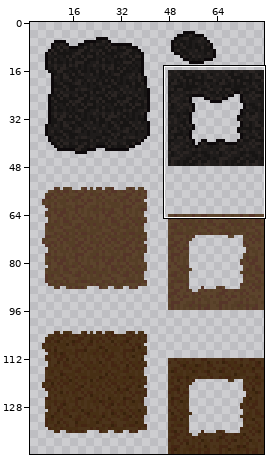
Sprite sheet, stored at graphics/terrain/burned_wasteland.png. Above: a wide view before the commit, with the close-up outlined.
Close-up. Before:
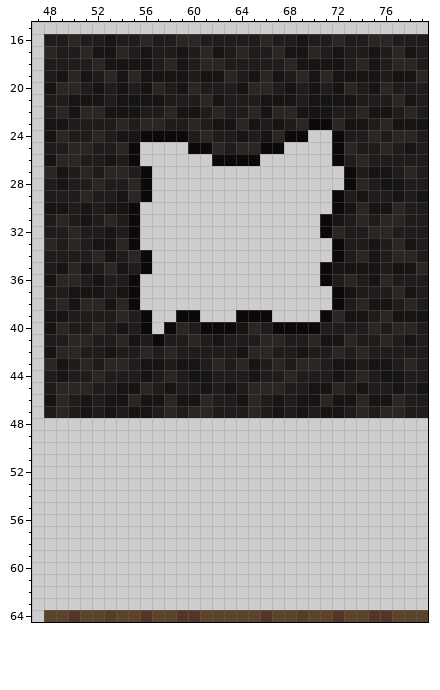
The file is 80x144 pixels. Shown: x 47..79, y 15..64. The wide view leaves out empty margins.
After the commit:
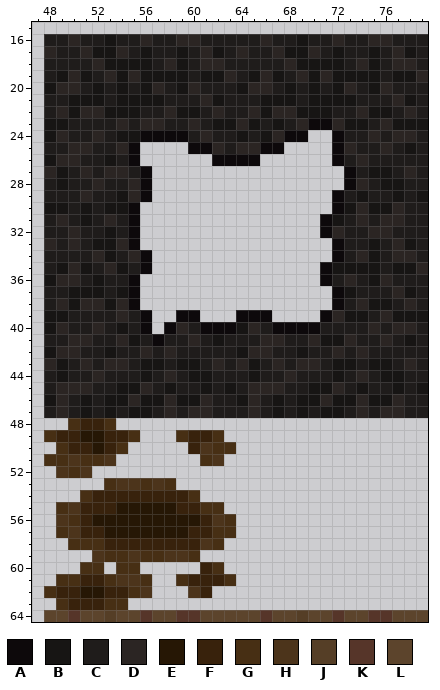
Palette (. is transparent): A #0d090b  B #171514  C #1f1c1b  D #2b2523  E #261705  F #38220c  G #472f14  H #4c341b  J #553e26  K #563529  L #5c442c
From old to new:
@@ x 47..65 @@
 47 .CDCBCBCBBCDCDDCCCD
-48 ...................
-49 ...................
-50 ...................
-51 ...................
-52 ...................
-53 ...................
-54 ...................
-55 ...................
-56 ...................
-57 ...................
-58 ...................
-59 ...................
-60 ...................
-61 ...................
-62 ...................
-63 ...................
+48 ...GFFG............
+49 .GFFEEFFG...GFFG...
+50 ..GFFEFG.....FHGG..
+51 .GGHGGH.......GH...
+52 ..HGH..............
+53 ......GHHGHG.......
+54 ....GFFFFFFFFG.....
+55 ..GHFFFEEEEEFFGG...
+56 ..HGFEEEEEEEEEFHG..
+57 ..GHFFEEEEEEEFFGG..
+58 ...GGGFFFFFFFFHG...
+59 .....HGGHGGHHG.....
+60 ....GG.GG.....FG...
+61 ..GGFFGHHG..GFFFG..
+62 .GFFEEFFGH...HF....
+63 ..GFFFGG...........
 64 .LLKLLJLLKLLKKLLLLL
Boxes around the changes in both close-ups, in picture pixels (x1, y1, x2, y2):
added: (44, 418, 236, 610)
